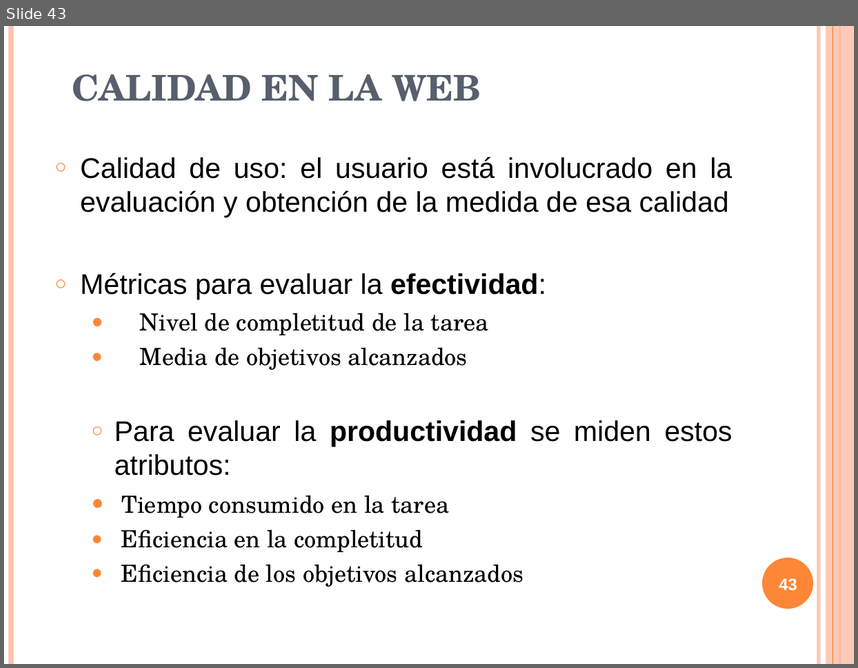
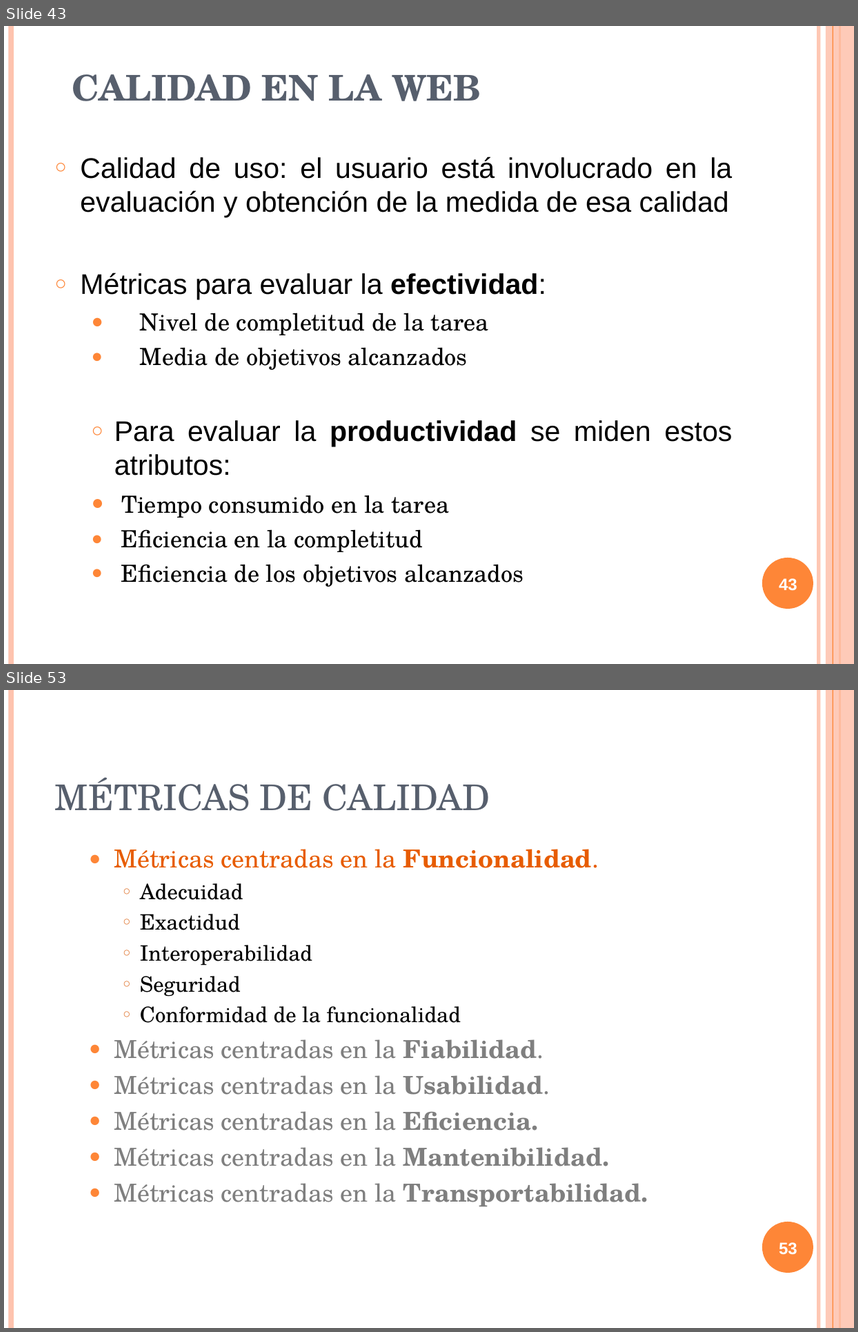
Before and after one commit to txedo/isi-auditoria, a slide deck: calidad/Trabajo/presentacion/presentacionCalidad.ppt. Shown one above the other, each under a label of ours: slide 43 before the commit, slides 43 and 53 after it; the slides between them are not shown. The pictures are 858x668 and 858x1332 pixels, drawn with LibreOffice and Linux fonts; fonts in the diff are those of the drawing. Boxes give left, top, right and bottom in pixels: in the first picture for what was removed or moved away, otherwise in the second. Text is boxed around its words. In the diff, an @@ line names an element or a change of style, - is before the commit and + after.

```diff
--- a/calidad/Trabajo/presentacion/presentacionCalidad.ppt
+++ b/calidad/Trabajo/presentacion/presentacionCalidad.ppt
@@ slide 53 added at bbox=[4, 690, 854, 1328], background #FFFFFF; not listed: 6 template elements that a slide beside it also shows @@
@@ title added at bbox=[55, 777, 490, 811], 30 pt, text #575F6D @@
+MÉTRICAS DE CALIDAD
@@ text added at bbox=[114, 849, 648, 1206], 21 pt, text #7F7F7F @@
+  ● Métricas centradas en la Funcionalidad.
+    ○ Adecuidad
+    ○ Exactidud
+    ○ Interoperabilidad
+    ○ Seguridad
+    ○ Conformidad de la funcionalidad
+  ● Métricas centradas en la Fiabilidad.
+  ● Métricas centradas en la Usabilidad.
+  ● Métricas centradas en la Eficiencia.
+  ● Métricas centradas en la Mantenibilidad.
+  ● Métricas centradas en la Transportabilidad.
@@ page number added at bbox=[779, 1242, 797, 1254], 14 pt, text #FFFFFF, bold @@
+53
```
Also in this commit, not shown: 9 slides changed, 20 other slides added, 1 other file.
